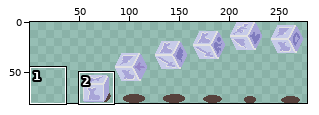
One commit to this sprite sheet: Assets/Art/UI/Dice.png. Above, an overview of the earlier version with the close-up marked.
Close-up. Earlier state:
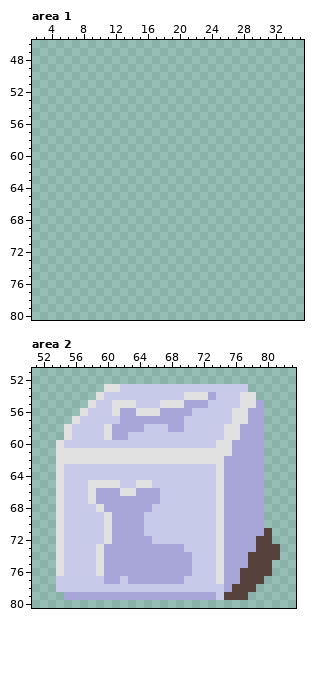
The file is 282x81 pixels. Shown: area 1: x 2..35, y 46..80; area 2: x 51..83, y 51..80. The wide view leaves out empty margins.
Now the later version:
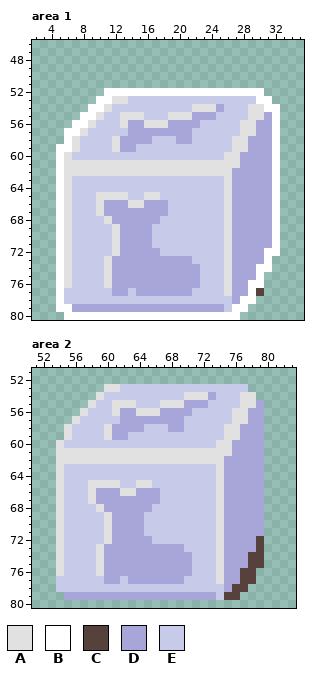
Palette (. is transparent): A #e1e1e1  B #ffffff  C #56413c  D #a8a5d8  E #c7cbe9
From old to new:
--- area 1
@@ x 2..35 @@
 51 ..................................
-52 ..................................
-53 ..................................
-54 ..................................
-55 ..................................
-56 ..................................
-57 ..................................
-58 ..................................
-59 ..................................
-60 ..................................
-61 ..................................
-62 ..................................
-63 ..................................
-64 ..................................
-65 ..................................
-66 ..................................
-67 ..................................
-68 ..................................
-69 ..................................
-70 ..................................
-71 ..................................
-72 ..................................
-73 ..................................
-74 ..................................
-75 ..................................
-76 ..................................
-77 ..................................
-78 ..................................
-79 ..................................
-80 ..................................
+52 .........BBBBBBBBBBBBBBBBBBBB.....
+53 ........BBAAEEEEEEEEEEEEEEEEBB....
+54 .......BBAEEEEEEEEEEAAADEEEAABB...
+55 ......BBAEEAAAEEEAAADDDEEEEAADB...
+56 .....BBAEEEADDAAADDDDEEEEEAADDB...
+57 ....BBAEEEEEDDDDDDDDEEEEEEAADDB...
+58 ....BAEEEEADDDDEEEDDEEEEEAADDDB...
+59 ...BBAEEEEADDEEEEEEEEEEEEAADDDB...
+60 ...BAEEEEEEEEEEEEEEEEEEEAADDDDB...
+61 ...BAAAAAAAAAAAAAAAAAAAAAADDDDB...
+62 ...BAAAAAAAAAAAAAAAAAAAAADDDDDB...
+63 ...BAEEEEEEEEEEEEEEEEEEEADDDDDB...
+64 ...BAEEEEEEEEEEEEEEEEEEEADDDDDB...
+65 ...BAEEEAAAAEEAAEEEEEEEEADDDDDB...
+66 ...BAEEEADDDAADDDEEEEEEEADDDDDB...
+67 ...BAEEEADDDDDDDDEEEEEEEADDDDDB...
+68 ...BAEEEEADDDDDDEEEEEEEEADDDDDB...
+69 ...BAEEEEEADDDDEEEEEEEEEADDDDDB...
+70 ...BAEEEEEADDDDEEEEEEEEEADDDDDB...
+71 ...BAEEEEEADDDDEEEEEEEEEADDDDDB...
+72 ...BAEEEEEADDDDDEEEEEEEEADDDDBB...
+73 ...BAEEEEADDDDDDDDDDEEEEADDDDB....
+74 ...BAEEEEADDDDDDDDDDDEEEADDDBB....
+75 ...BAEEEEADDDDDDDDDDDEEEADDDB.....
+76 ...BAEEEEADDDDDDDDDDDEEEADDBB.....
+77 ...BEEEEEEDDEDDDDDDDEEEEADDBC.....
+78 ...BEEEEEEEEEEEEEEEEEEEEEDBB......
+79 ...BBDDDDDDDDDDDDDDDDDDDEBB.......
+80 ....BBBBBBBBBBBBBBBBBBBBBB........
--- area 2
@@ x 75..83 @@
 70 DDDDD....
-71 DDDDDC...
-72 DDDDCC...
-73 DDDDCCC..
-74 DDDCCCC..
-75 DDDCCC...
-76 DDCCCC...
-77 DDCCC....
-78 DCCC.....
-79 CCC......
+71 DDDDD....
+72 DDDDC....
+73 DDDDC....
+74 DDDCC....
+75 DDDCC....
+76 DDCC.....
+77 DDCC.....
+78 DCC......
+79 CC.......
 80 .........
Where, in picture pixels (left, top, right, bottom), the same in both close-ups:
added: (56, 88, 280, 320)
erased: (240, 528, 280, 600)
